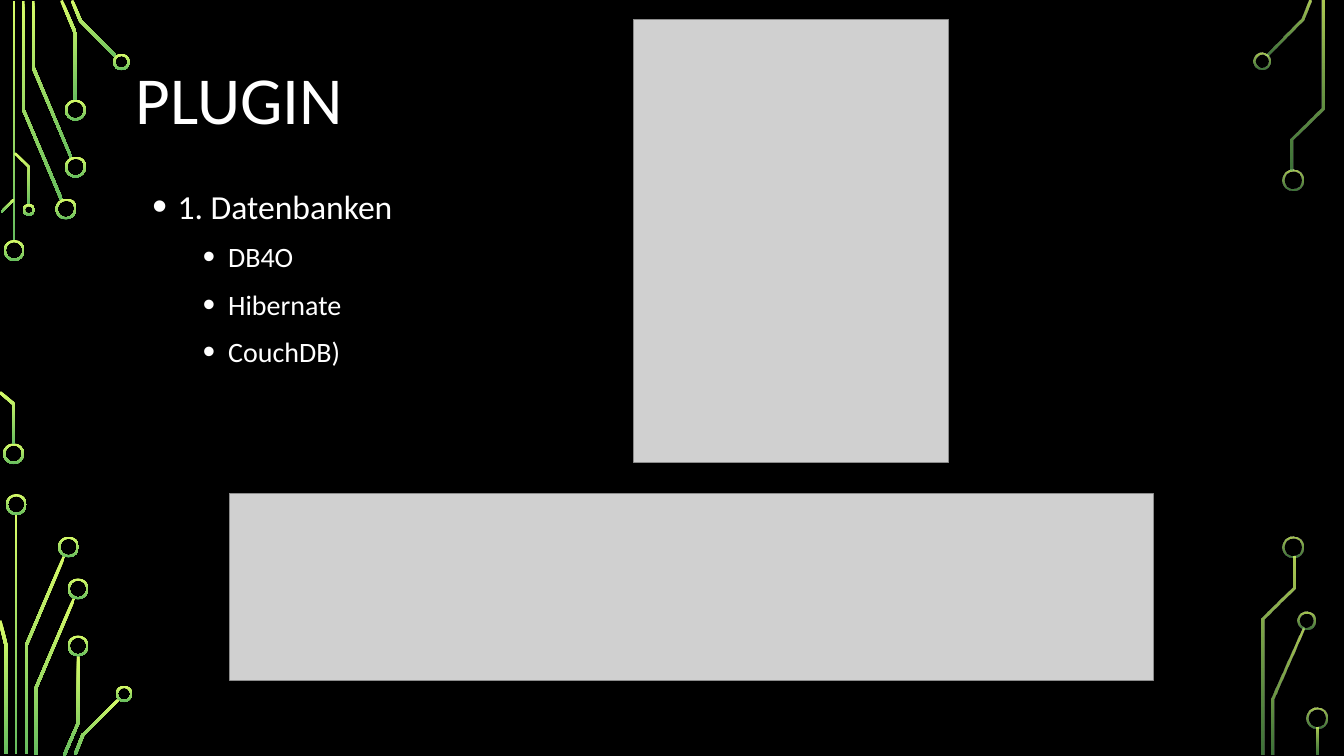
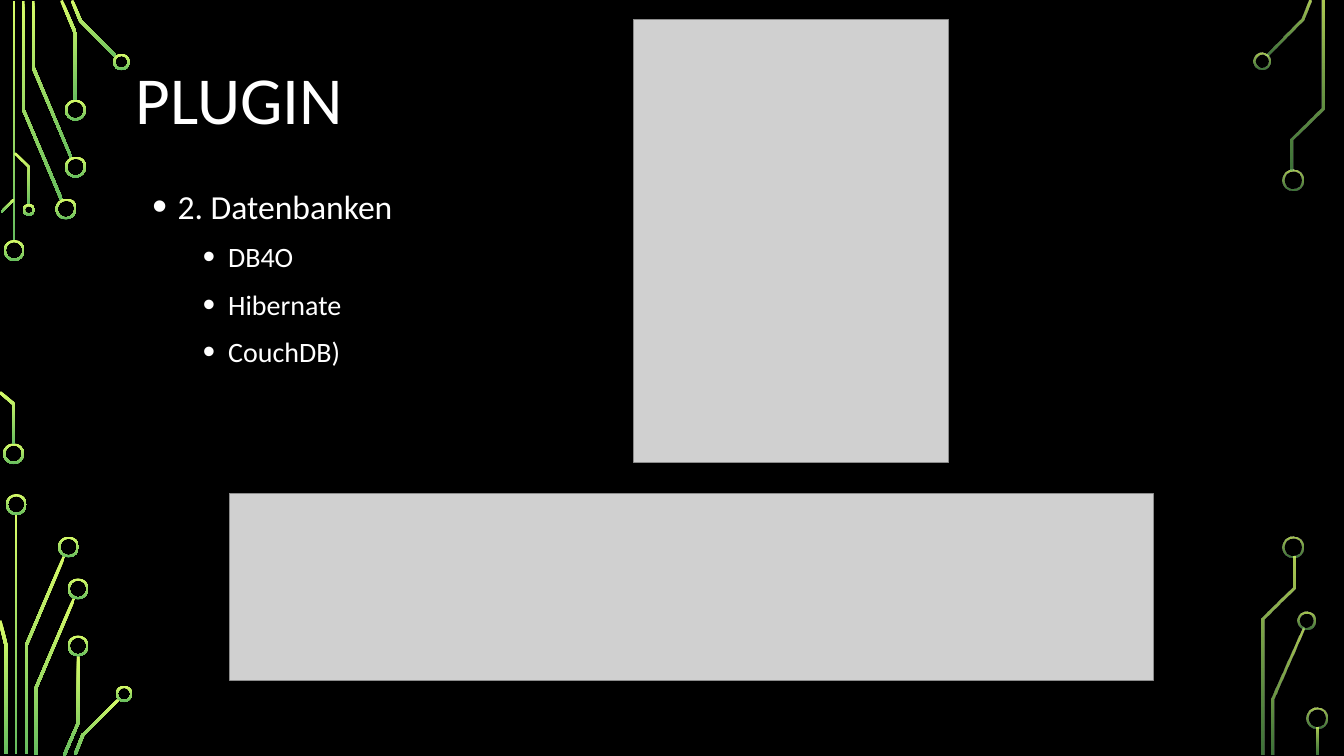
Before and after one commit to OSI-Califronia/linmabreakout, a slide deck: slide 5 of praesentation/Softwarearchitekturen.pptx (slide 4 before the commit). Drawn at 1344x756 pixels with LibreOffice and Linux fonts; fonts in the diff are those of the drawing; grey boxes stand for pictures; background and template pictures are left out. Boxes give left, top, right and bottom in pixels: in the first picture for what was removed or moved away, otherwise in the second. Text is boxed around its words. In the diff, an @@ line names an element or a change of style, - is before the commit and + after.

```diff
--- a/praesentation/Softwarearchitekturen.pptx
+++ b/praesentation/Softwarearchitekturen.pptx
@@ text at box(178, 195, 393, 220): text changed @@
-• 1. Datenbanken
+• 2. Datenbanken
```
Also in this commit, not shown: 5 other slides changed, 2 slides added, 2 slides removed.
